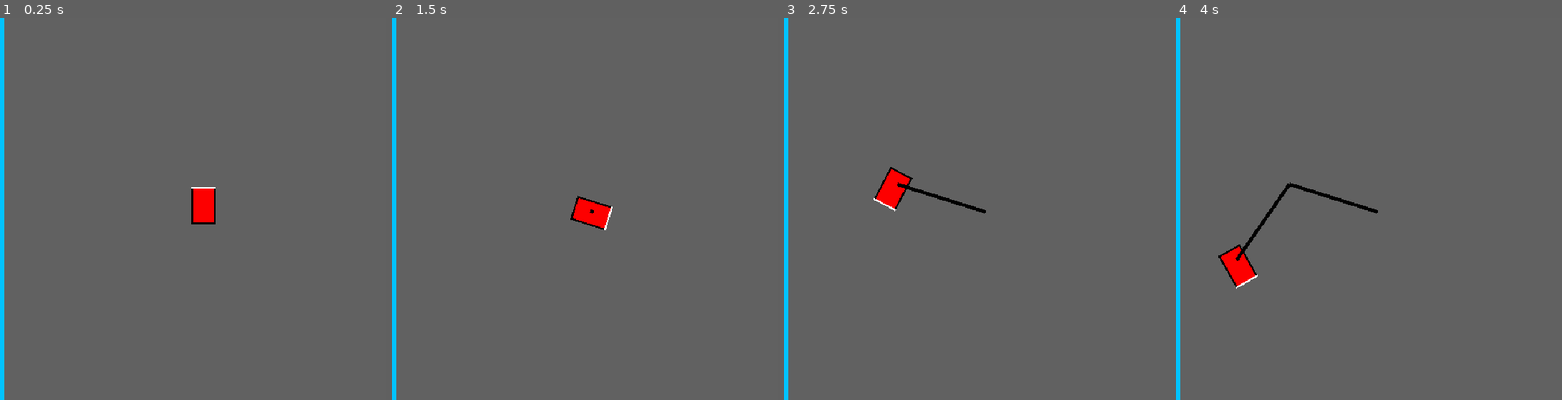
Above: before the commit, frames 1-4 (left to right).
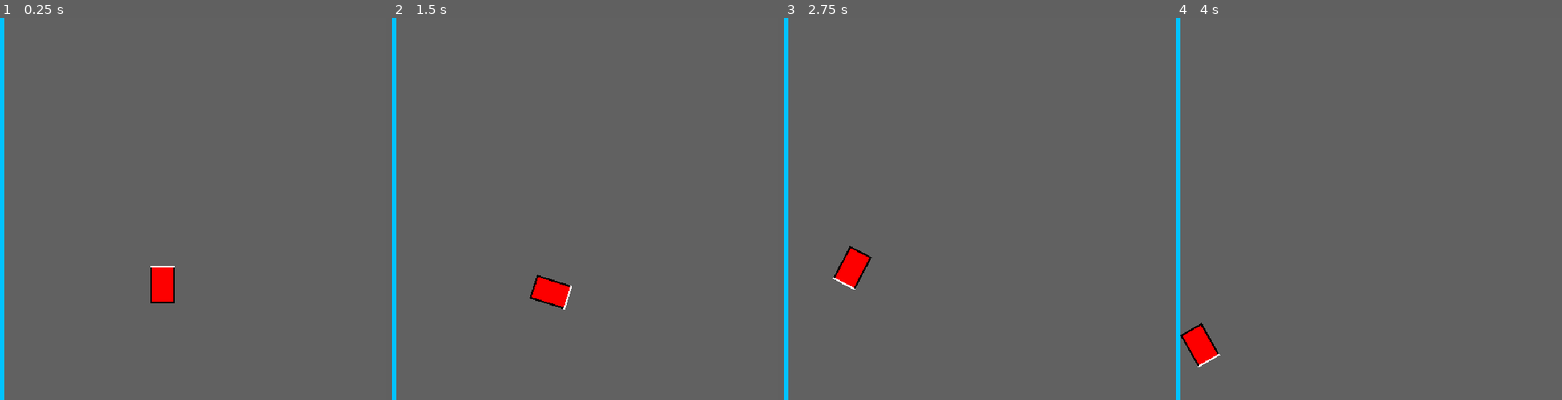
Above: after the commit, the same moments.

Repository: Breadstone58/WriteOfWay
Game: Godot game, scene res://Scenes/Levels/level_0.tscn
The game is run twice, just before and just after one commit, with the same random seed, the same clock (stepped at 60 frames per second) and the same inputs.
Inputs:
- Up to frame 1 (0.25 s): no input
- Up to frame 2 (1.5 s): tap Enter at 0.5 s; hold D (turn_right) 0.53-1.28 s; hold Space (oil) 0.53-1.28 s; hold S (backward) from 1.28 s (still down); tap Space (oil) at 1.35 s
- Up to frame 3 (2.75 s): release S (backward) at 2.03 s; hold D (turn_right) from 2.03 s (still down); hold Space (oil) from 2.03 s (still down)
- Up to frame 4 (4 s): release D (turn_right) at 2.78 s; release Space (oil) at 2.78 s; hold W (forward) 2.78-3.53 s; tap Space (oil) at 2.85 s; hold A (turn_left) from 3.53 s (still down); hold Space (oil) from 3.53 s (still down)

The runs differ from the first frame. In frame 1, 1.2% of the frame differs, in the area x 38-56%, y 44-75%; in frame 2, 1.2%; in frame 3, 1.4%; in frame 4, 1.7%, in the area x 1-53%, y 42-92%.

Commit message:
Added drawing to the car
Working on evalutation next

Diff:
--- /dev/null
+++ b/Autoloads/Scenes/line_evaluator.gd
@@ -0,0 +1,11 @@
+extends SubViewport
+
+
+# Called when the node enters the scene tree for the first time.
+func _ready() -> void:
+	pass # Replace with function body.
+
+
+# Called every frame. 'delta' is the elapsed time since the previous frame.
+func _process(delta: float) -> void:
+	pass
--- /dev/null
+++ b/Autoloads/Scenes/line_evaluator.tscn
@@ -0,0 +1,10 @@
+[gd_scene format=3 uid="uid://d2lfhkg3bwcf7"]
+
+[ext_resource type="Script" uid="uid://depc48s12m1uu" path="res://Autoloads/Scenes/line_evaluator.gd" id="1_p7agf"]
+
+[node name="LineEval" type="SubViewport" unique_id=1809580380]
+size = Vector2i(648, 648)
+script = ExtResource("1_p7agf")
+
+[node name="Line2D" type="Line2D" parent="." unique_id=1256573888]
+default_color = Color(0, 0, 0, 1)
--- /dev/null
+++ b/Autoloads/Scripts/signal_bus.gd
@@ -0,0 +1,4 @@
+extends Node
+@warning_ignore_start('unused_signal')
+
+signal export_line(point_array: PackedVector2Array)
--- a/Scenes/Levels/level_0.tscn
+++ b/Scenes/Levels/level_0.tscn
@@ -47,4 +47,4 @@
 shape = SubResource("WorldBoundaryShape2D_4xhwt")
 
 [node name="Car" parent="." unique_id=236793703 instance=ExtResource("1_y8ppt")]
-position = Vector2(659, 329)
+position = Vector2(590, 463)
--- a/Scenes/car.gd
+++ b/Scenes/car.gd
@@ -9,12 +9,15 @@
 var rotation_direction = 0
 var oil_line = Line2D
 
+var drawing_active = true
+
 func _ready():
 	oil_line = Line2D.new()
 	oil_line.width = 6
 	oil_line.default_color = Color.BLACK
 	oil_line.antialiased = true
-	get_parent().add_child.call_deferred(oil_line)
+	#oil_line.set_point_position(0, Vector2($Marker2D.global_position.x,$Marker2D.global_position.y))
+	get_parent().get_child(0).add_child.call_deferred(oil_line)
 
 func get_input():
 	rotation_direction = Input.get_axis("turn_left", "turn_right")
@@ -32,7 +35,12 @@
 
 func _physics_process(delta):
 	get_input()
-	rotation += rotation_direction * rotation_speed * delta
+	if Input.is_action_pressed("oil"):
+		drawing_active = false
+	if Input.is_action_pressed("backward"):
+		rotation += rotation_direction * rotation_speed * delta * -1
+	else:
+		rotation += rotation_direction * rotation_speed * delta
 	move_and_slide()
-	if Input.is_action_pressed("oil"):
+	if drawing_active:
 		oil_line.add_point(global_position)
--- a/Scenes/car.tscn
+++ b/Scenes/car.tscn
@@ -10,6 +10,9 @@
 scale = Vector2(3, 3)
 script = ExtResource("1_go66d")
 
+[node name="Marker2D" type="Marker2D" parent="." unique_id=547863482]
+position = Vector2(1, 7)
+
 [node name="Sprite2D" type="Sprite2D" parent="." unique_id=1154406391]
 texture = ExtResource("1_wqo35")
 
--- a/project.godot
+++ b/project.godot
@@ -14,6 +14,11 @@
 run/main_scene="uid://bm7tdulkjascq"
 config/features=PackedStringArray("4.7", "Forward Plus")
 config/icon="res://icon.svg"
+
+[autoload]
+
+LineEval="*uid://d2lfhkg3bwcf7"
+SignalBus="*uid://def5ua5lqfgmk"
 
 [display]
 
Not shown, added: Autoloads/Scenes/line_evaluator.gd.uid
Not shown, added: Autoloads/Scripts/signal_bus.gd.uid
